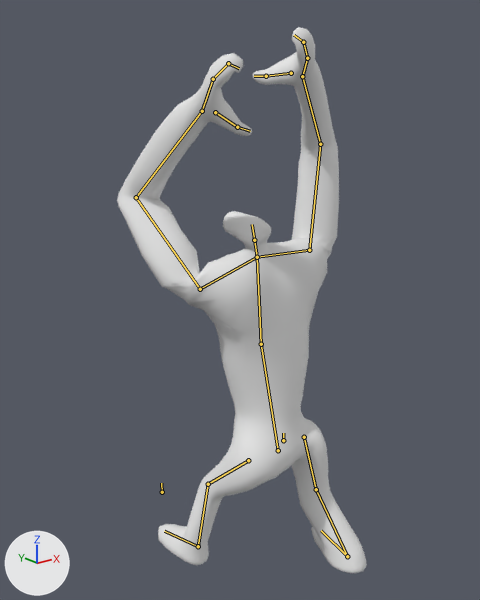
A saved change to the Blender file Animation/PitchAttack4.blend.
One viewpoint serves both versions: a camera (50 mm lens) standing at (-499.0, -486.0, 591.0) and looking at (-8.0, 128.0, 345.0). The lights are fixed; the arrows at lower left show +X, +Y and +Z. Both versions are drawn at frame 7 of the action 'PitchAttack3'; the numbers are the values there. The bones that bend it are drawn over the model as lines.
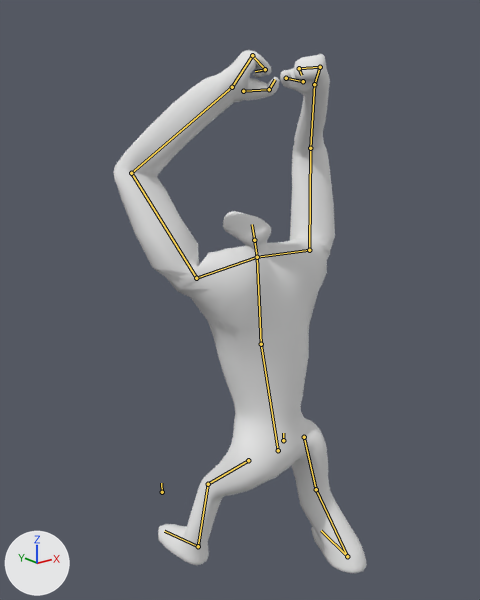
The change in detail:
Bone 'finger1.r' (bone_finger1_r) turns from (22, -12, 22) to (73, -44, 68) degrees about its own x, y and z.
Bone 'finger2.r' (bone_finger2_r) turns from (-48, -21, -14) to (-82, -27, -26) degrees about its own x, y and z.
Bone 'thumb1.r' (bone_thumb1_r) turns from (0, 0, 0) to (38, -1, -31) degrees about its own x, y and z.
Bone 'thumb2.r' (bone_thumb2_r) turns from (-8, -11, 44) to (-14, -14, 66) degrees about its own x, y and z.
Bone 'shoulder.l' (bone_shoulder_l) turns from (14, 23, -2) to (19, 24, -7) degrees about its own x, y and z.
Bone 'finger1.l' (bone_finger1_l) turns from (34, 18, -10) to (74, 46, -48) degrees about its own x, y and z.
Bone 'finger2.l' (bone_finger2_l) turns from (-83, 21, -17) to (-133, 17, 0) degrees about its own x, y and z.
Bone 'thumb1.l' (bone_thumb1_l) turns from (0, 0, 0) to (43, 0, 28) degrees about its own x, y and z.
Bone 'thumb2.l' (bone_thumb2_l) turns from (-14, 3, -42) to (-28, 3, -81) degrees about its own x, y and z.
Bone 'hand_ik_r' (bone_hand_ik_r) moves from (-361.1, -499.9, 101.7) to (-345.1, -493.7, 115.8).
Bone 'elbow_pole.r' (bone_elbow_pole_r) moves from (353.1, -65.1, -137.8) to (314.2, -120.7, -93.5).
Bone 'hand_ik_l' (bone_hand_ik_l) moves from (323.8, -464.3, 123.9) to (350.7, -487.9, 106.0).
Bone 'hand_ik_l' (bone_hand_ik_l) turns from (24, -51, -179) to (-7, -33, -131) degrees about its own x, y and z.
Bone 'elbow_pole.l' (bone_elbow_pole_l) moves from (-513.6, -204.6, -800.6) to (-394.4, -464.9, -505.5).

What differs and where, as boxes [x1, y1, x2, y2] in the pictures (480 x 600 px):
'Cube', posed: before [117, 27, 367, 573]; after [113, 50, 367, 573]
bone 'finger1.r', root to tip: before (307, 58) to (303, 42); after (320, 67) to (299, 68)
bone 'finger2.r', root to tip: before (303, 42) to (294, 35); after (299, 68) to (301, 75)
bone 'thumb1.r', root to tip: before (291, 73) to (266, 76); after (303, 81) to (286, 78)
bone 'thumb2.r', root to tip: before (266, 76) to (254, 76); after (286, 78) to (287, 77)
bone 'shoulder.l', root to tip: before (257, 257) to (200, 289); after (257, 257) to (196, 278)
bone 'finger1.l', root to tip: before (213, 79) to (228, 63); after (252, 55) to (265, 69)
bone 'finger2.l', root to tip: before (228, 63) to (239, 68); after (265, 69) to (255, 71)
bone 'thumb1.l', root to tip: before (215, 112) to (237, 127); after (243, 91) to (269, 89)
bone 'thumb2.l', root to tip: before (237, 127) to (250, 131); after (269, 89) to (275, 79)
